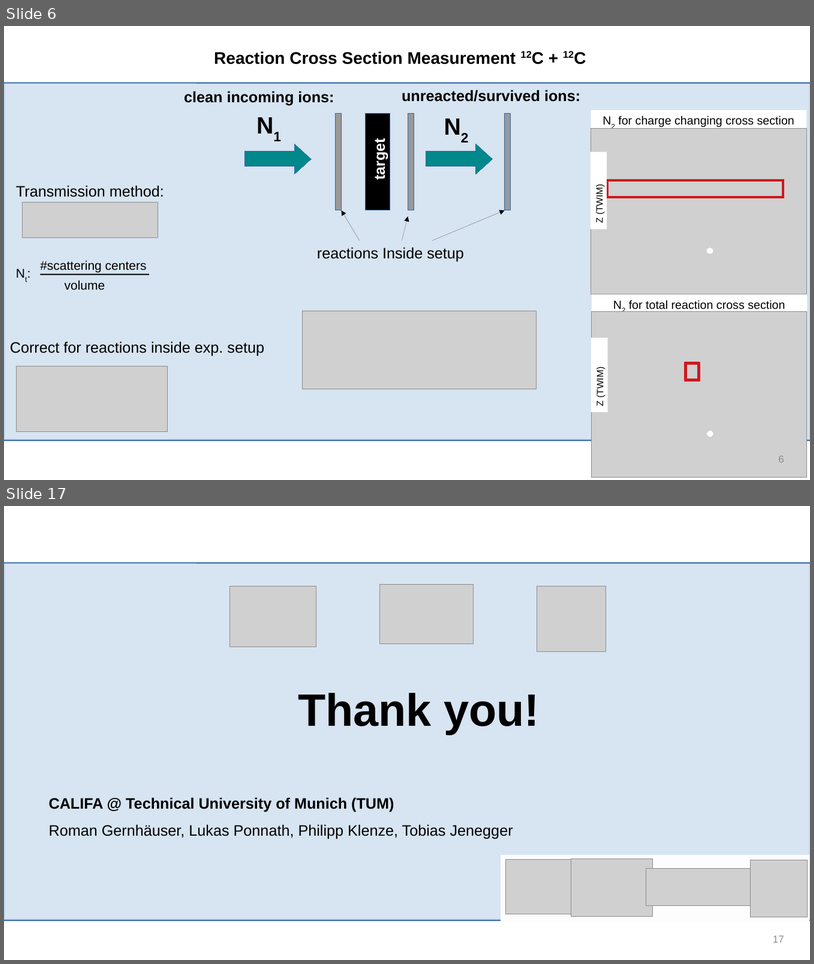
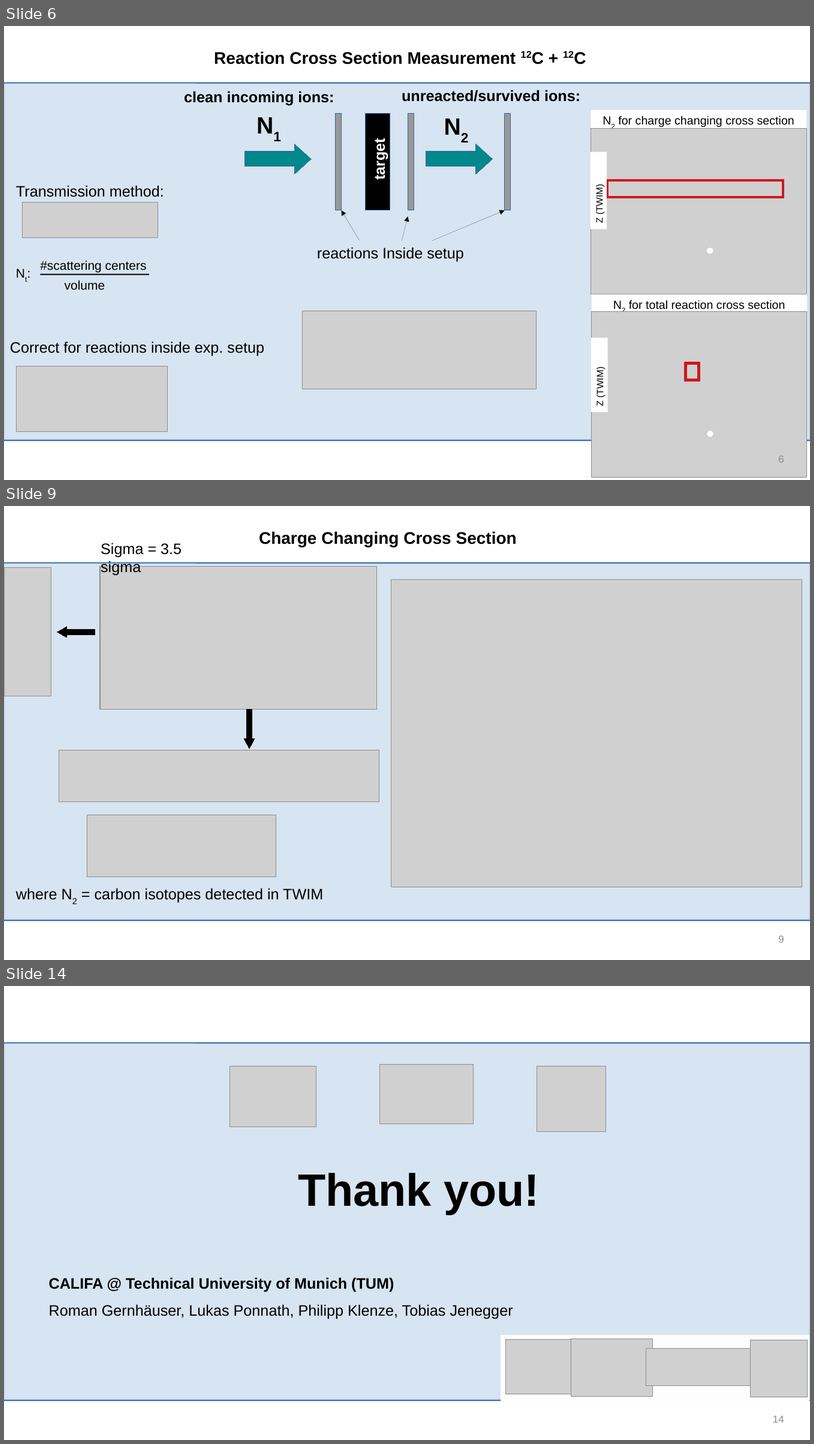
Before and after one commit to jenegger/r3bweek24_gsi, a slide deck: r3bweek_24_gsi.odp. Shown one above the other, each under a label of ours: slides 6 and 17 before the commit, slides 6, 9 and 14 after it; the slides between them are not shown. The pictures are 814x964 and 814x1444 pixels, drawn with LibreOffice and Linux fonts; fonts in the diff are those of the drawing; grey boxes stand for pictures; background and template pictures are left out. Boxes give left, top, right and bottom in pixels: in the first picture for what was removed or moved away, otherwise in the second. Text is boxed around its words. In the diff, an @@ line names an element or a change of style, - is before the commit and + after.

```diff
--- a/r3bweek_24_gsi.odp
+++ b/r3bweek_24_gsi.odp
@@ slide 9 added at [4,506,810,960], background #FFFFFF; not listed: 3 template elements that a slide beside it also shows @@
@@ text added at [259,531,517,547], 20 pt, text #000000, bold @@
+Charge Changing Cross Section
@@ text added at [101,543,182,576], 18 pt, text #000000 @@
+Sigma = 3.5 sigma
@@ picture added at [391,580,803,887] @@
@@ group added at [4,567,379,801]: 3 pictures, 1 left arrow, 1 down arrow @@
@@ picture added at [87,814,276,877] @@
@@ text added at [16,888,323,902], 18 pt, text #000000 @@
+where N2 = carbon isotopes detected in TWIM
@@ page number added at [779,935,784,942], 12 pt, text #8B8B8B @@
+9
@@ what was slide 17 is now slide 14 @@
@@ page number at [773,1415,785,1422]: text changed @@
-17
+14
```
Also in this commit, not shown: 5 slides changed, 4 other slides added, 2 slides removed, 14 other files.
